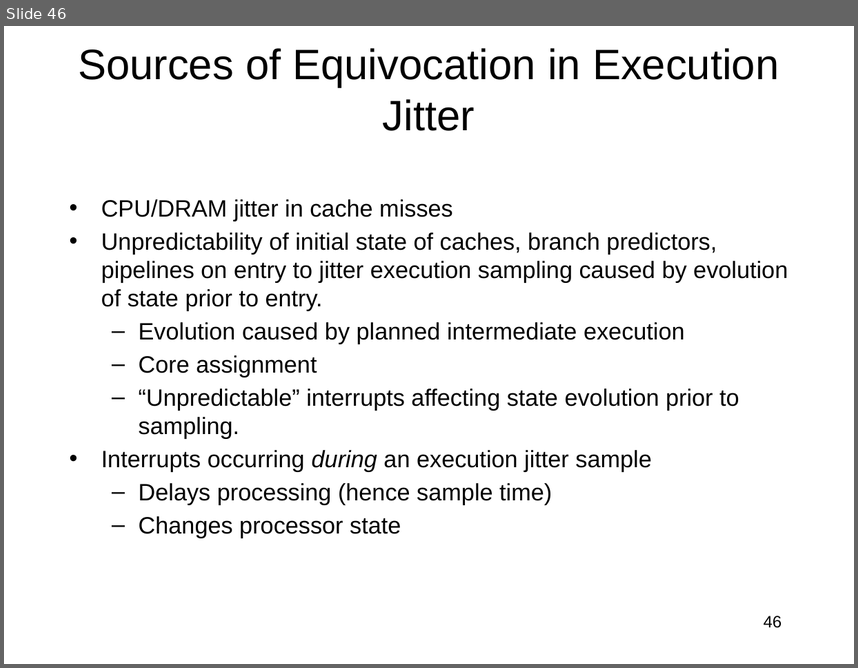
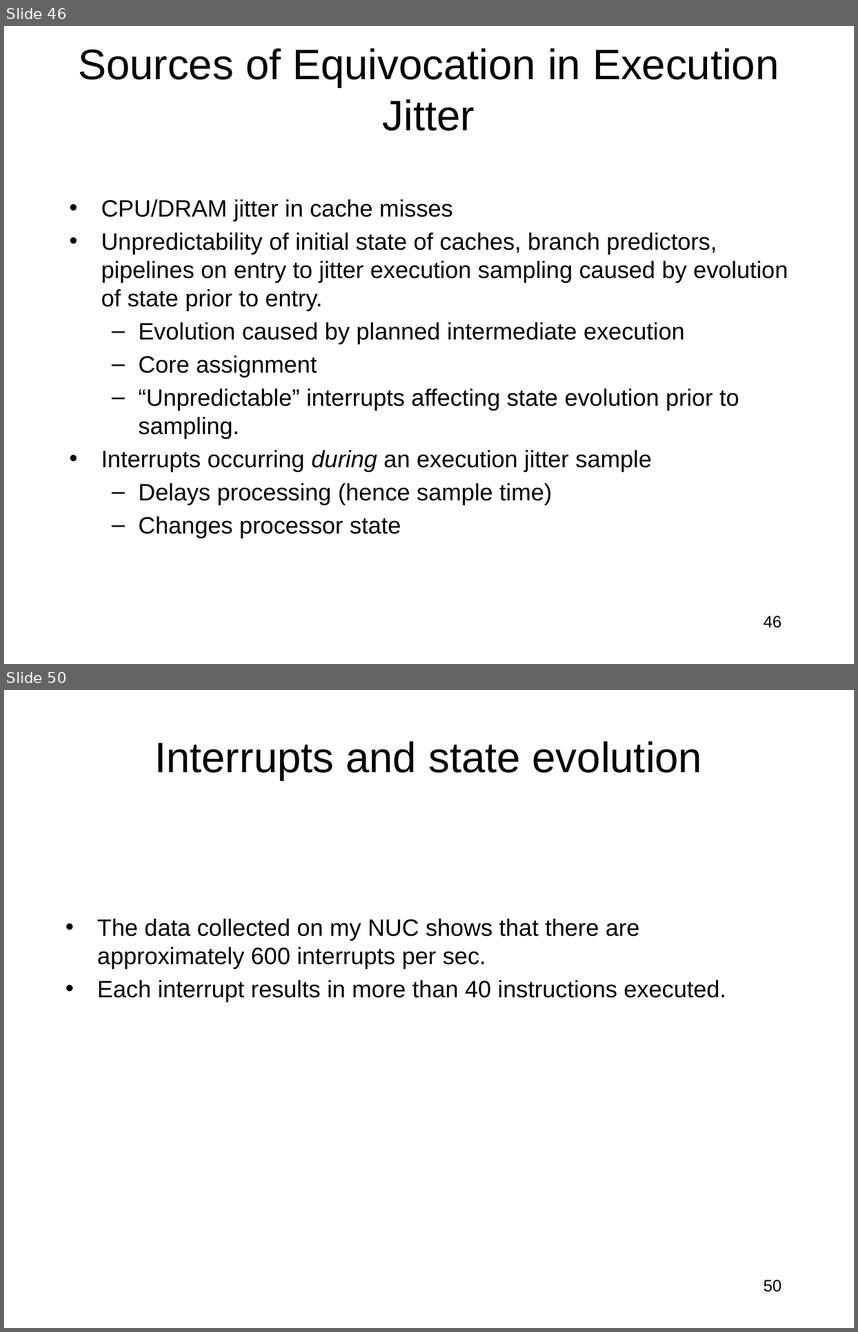
Before and after one commit to jlmucb/class_notes, a slide deck: BerkeleyClass/CS290Spring2013/Lectures/entropy_talk.pptx. Shown one above the other, each under a label of ours: slide 46 before the commit, slides 46 and 50 after it; the slides between them are not shown. The pictures are 858x668 and 858x1332 pixels, drawn with LibreOffice and Linux fonts; fonts in the diff are those of the drawing. Boxes give left, top, right and bottom in pixels: in the first picture for what was removed or moved away, otherwise in the second. Text is boxed around its words. In the diff, an @@ line names an element or a change of style, - is before the commit and + after.

```diff
--- a/BerkeleyClass/CS290Spring2013/Lectures/entropy_talk.pptx
+++ b/BerkeleyClass/CS290Spring2013/Lectures/entropy_talk.pptx
@@ slide 50 added at (x1=4, y1=690, x2=854, y2=1328), background #FFFFFF @@
@@ title added at (x1=154, y1=741, x2=702, y2=780), 36 pt, text #000000 @@
+Interrupts and state evolution
@@ text added at (x1=97, y1=918, x2=726, y2=1001), 20 pt, text #000000 @@
+• The data collected on my NUC shows that there are approximately 600 interrupts per sec.
+• Each interrupt results in more than 40 instructions executed.
@@ page number added at (x1=764, y1=1279, x2=782, y2=1292), 14 pt, text #000000 @@
+50
```
Also in this commit, not shown: 4 slides changed, 2 other slides added, 1 other file.
